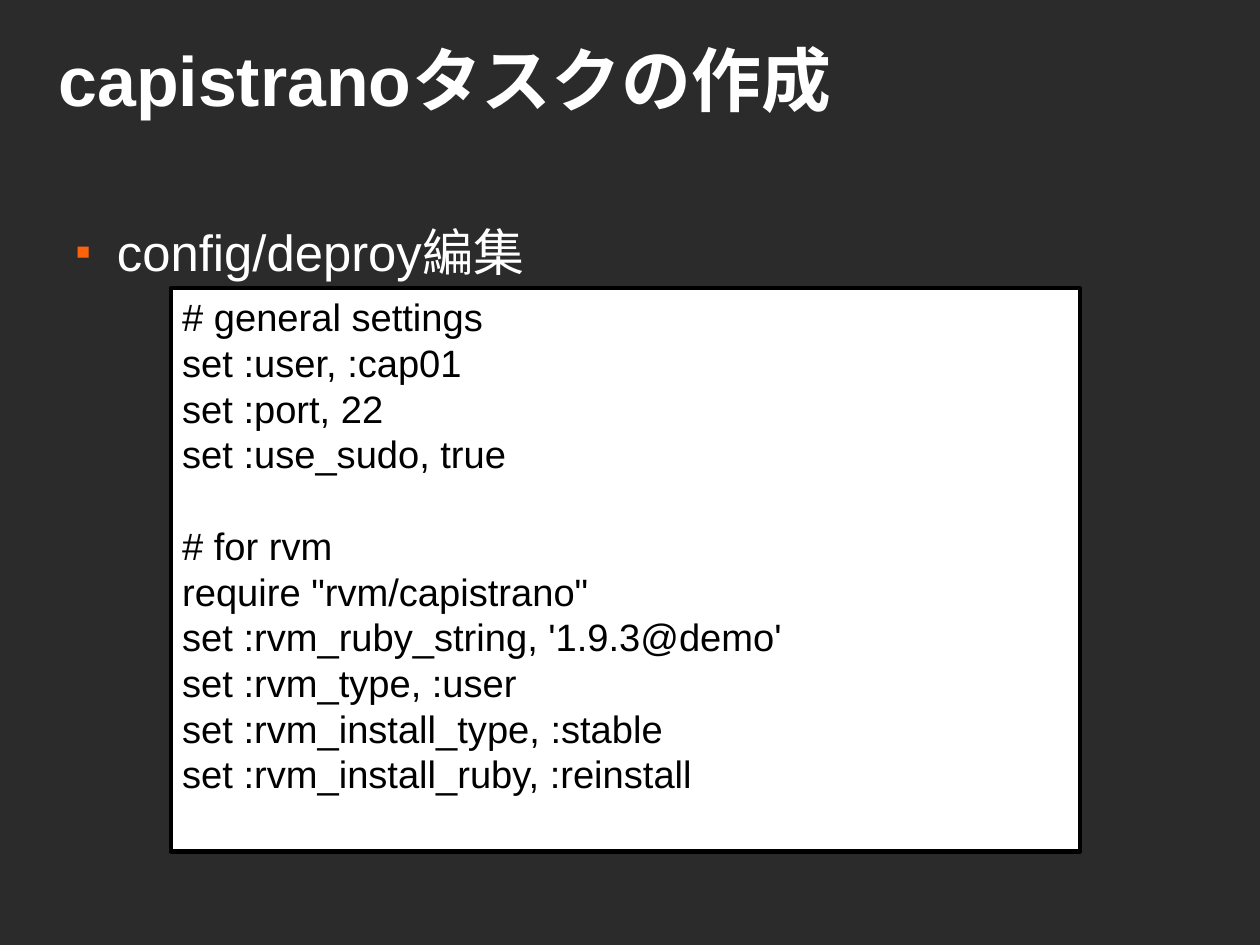
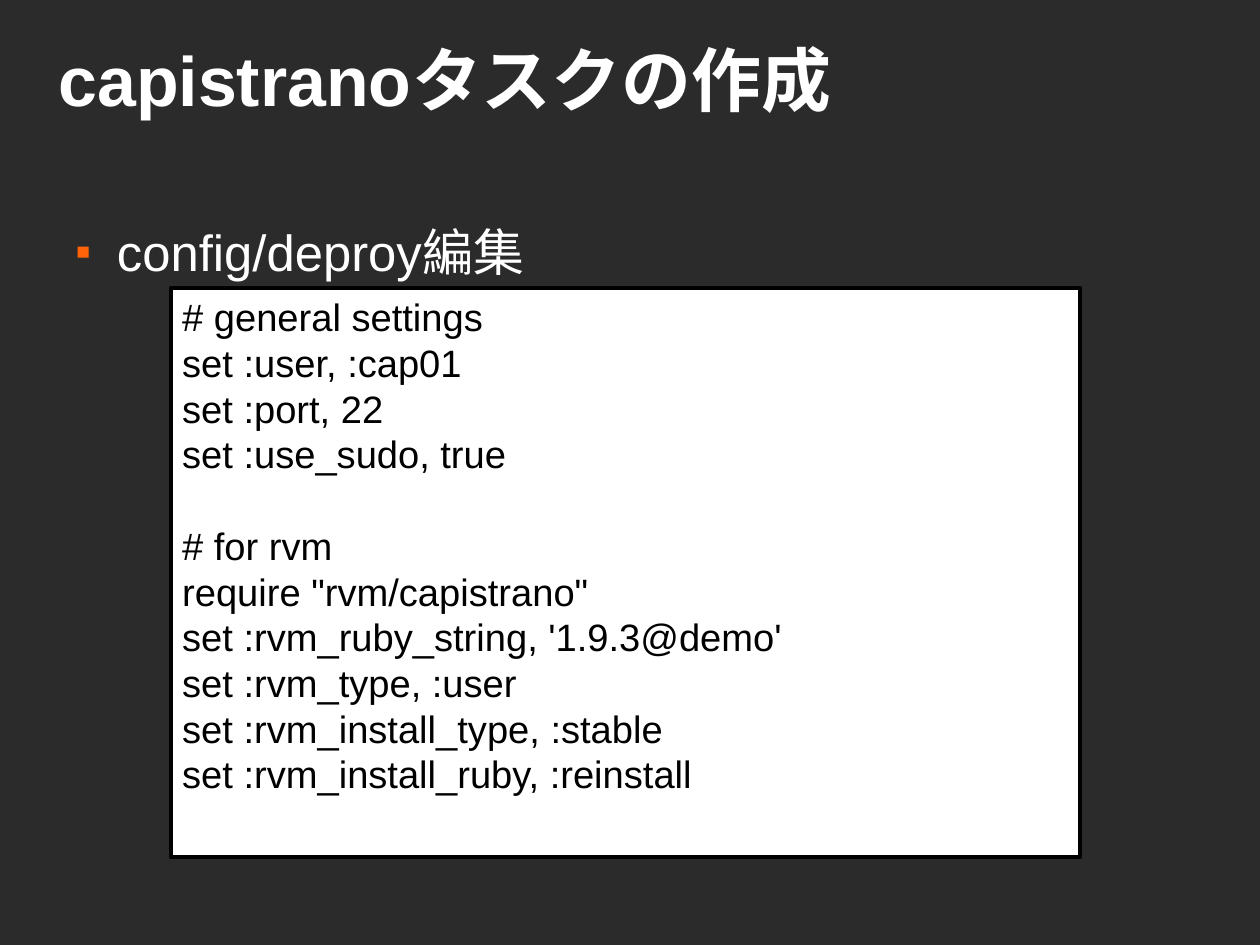
Before and after one commit to sendagayarb/mokmok_2012-05-28, a slide deck: slide 10 of fukajun/capistrano.odp. Drawn at 1260x945 pixels with LibreOffice and Linux fonts; fonts in the diff are those of the drawing; background and template pictures are left out; a plain dark background stands for a picture behind light text. Boxes give left, top, right and bottom in pixels: in the first picture for what was removed or moved away, otherwise in the second. Text is boxed around its words. In the diff, an @@ line names an element or a change of style, - is before the commit and + after.

```diff
--- a/fukajun/capistrano.odp
+++ b/fukajun/capistrano.odp
@@ rectangle "# general settings": place and size @@
-rectangle "# general settings" at <box>172,288,1080,852</box>
+rectangle "# general settings" at <box>172,288,1080,858</box>
```
Also in this commit, not shown: 1 other slide changed, 1 slide added.
